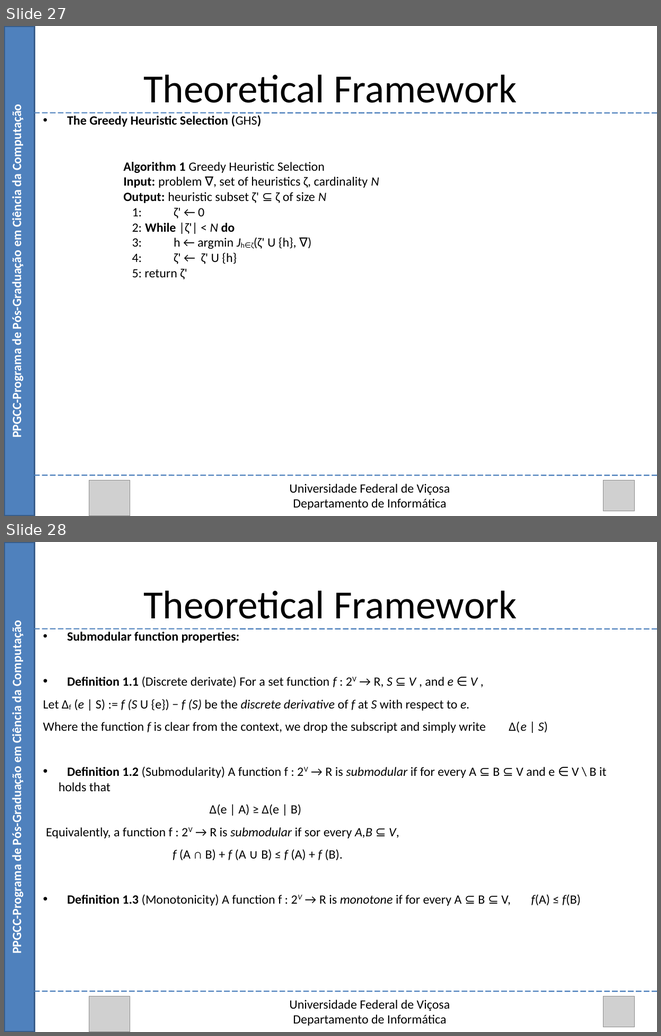
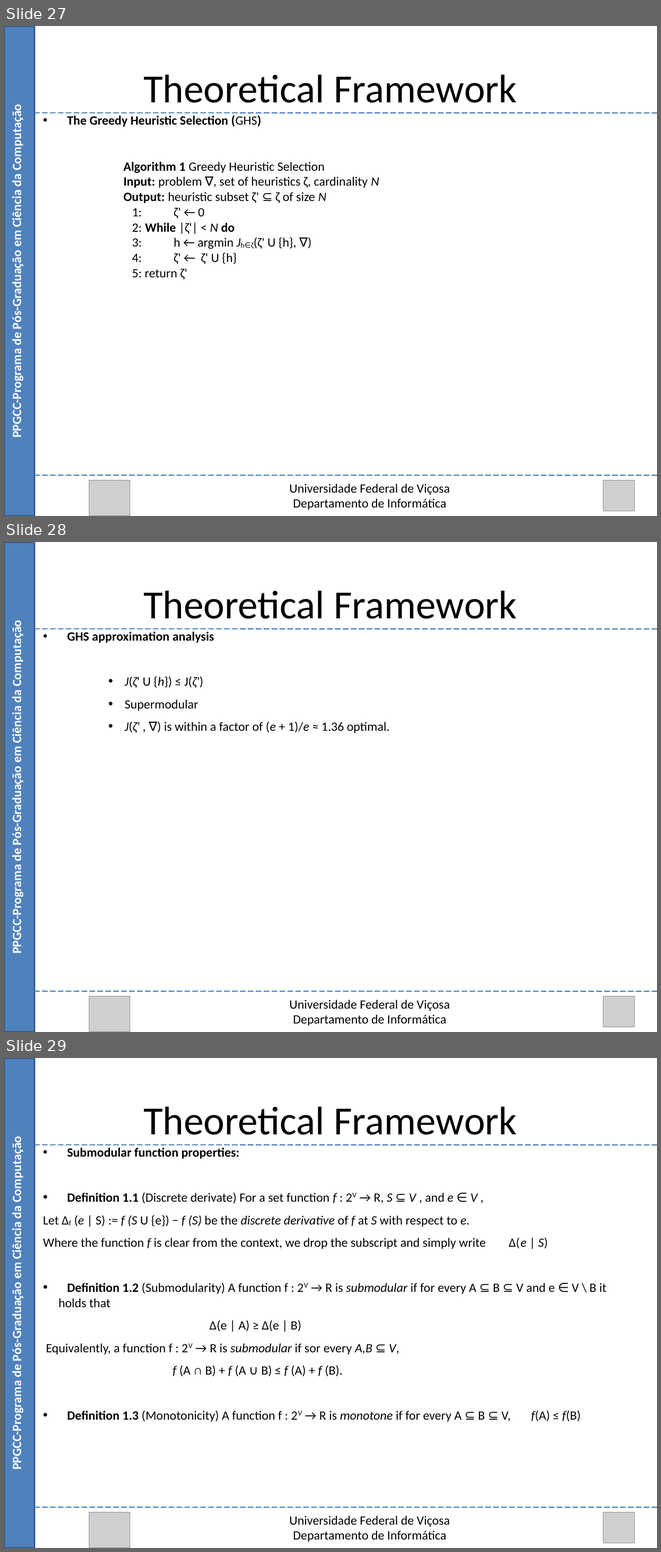
Before and after one commit to Marvinsky/research-marvin, a slide deck: latex/odp/selection heuristics.odp. Shown one above the other, each under a label of ours: slides 27 and 28 before the commit, slides 27, 28 and 29 after it. The pictures are 661x1036 and 661x1552 pixels, drawn with LibreOffice and Linux fonts; fonts in the diff are those of the drawing; grey boxes stand for pictures. Boxes give left, top, right and bottom in pixels: in the first picture for what was removed or moved away, otherwise in the second. Text is boxed around its words. In the diff, an @@ line names an element or a change of style, - is before the commit and + after.

Commit message:
18/08/15 update selection heuristics

```diff
--- a/latex/odp/selection heuristics.odp
+++ b/latex/odp/selection heuristics.odp
@@ slide 28 added at bbox=[4, 542, 657, 1032], background #FFFFFF @@
@@ rectangle added at bbox=[4, 542, 35, 1032], fill #4F81BD, outline #385D8A 2.01 pt @@
@@ text added at bbox=[143, 590, 517, 619], 44 pt, text #000000 @@
+Theoretical Framework
@@ text added at bbox=[9, 626, 24, 951], 14 pt, text #FFFFFF, bold @@
+PPGCC-Programa de Pós-Graduação em Ciência da Computação
@@ line added from (35, 629) to (657, 629), #4A7EBB 1.25 pt @@
@@ text added at bbox=[67, 632, 390, 733], 14 pt, text #000000 @@
+• GHS approximation analysis
+    • J(ζ' U {h}) ≤ J(ζ')
+    • Supermodular
+    • J(ζ' , ∇) is within a factor of (e + 1)/e ≈ 1.36 optimal.
@@ line added from (35, 991) to (657, 991), #4A7EBB 1.25 pt @@
@@ picture added at bbox=[89, 996, 130, 1032] @@
@@ text added at bbox=[289, 999, 450, 1025], 14 pt, text #000000 @@
+Universidade Federal de Viçosa
+Departamento de Informática
@@ picture added at bbox=[603, 996, 634, 1026] @@
@@ what was slide 28 is now slide 29 @@
```
